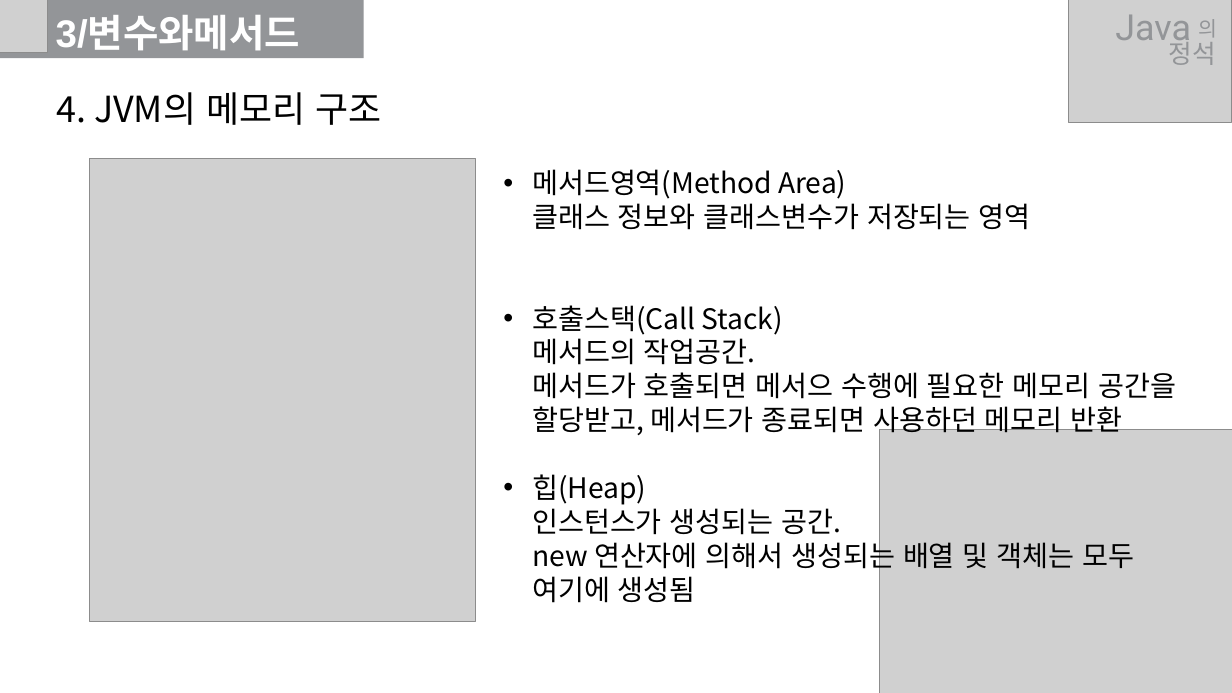
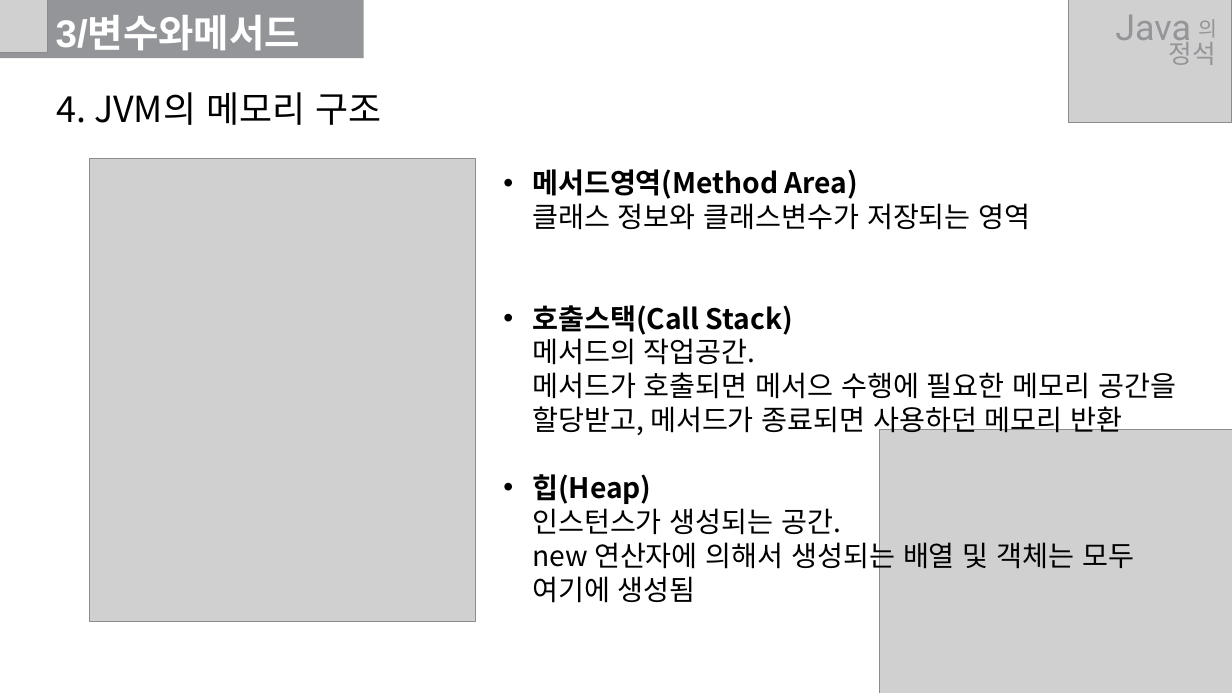
Before and after one commit to develiberta/java-standard, a slide deck: slide 18 of Ch06/Summary/Ch06_Summary.pptx. Drawn at 1232x693 pixels with LibreOffice and Linux fonts; fonts in the diff are those of the drawing; grey boxes stand for pictures. Boxes give left, top, right and bottom in pixels: in the first picture for what was removed or moved away, otherwise in the second. Text is boxed around its words. In the diff, an @@ line names an element or a change of style, - is before the commit and + after.

```diff
--- a/Ch06/Summary/Ch06_Summary.pptx
+++ b/Ch06/Summary/Ch06_Summary.pptx
@@ text "메서드영역(Method Area) 클래스 정보와 클래스변수가 ..." at bbox=[532, 169, 1176, 603]: bold on in "메서드영역(Method Area)", "호출스택(Call Stack)", "힙(Heap)" @@
```
